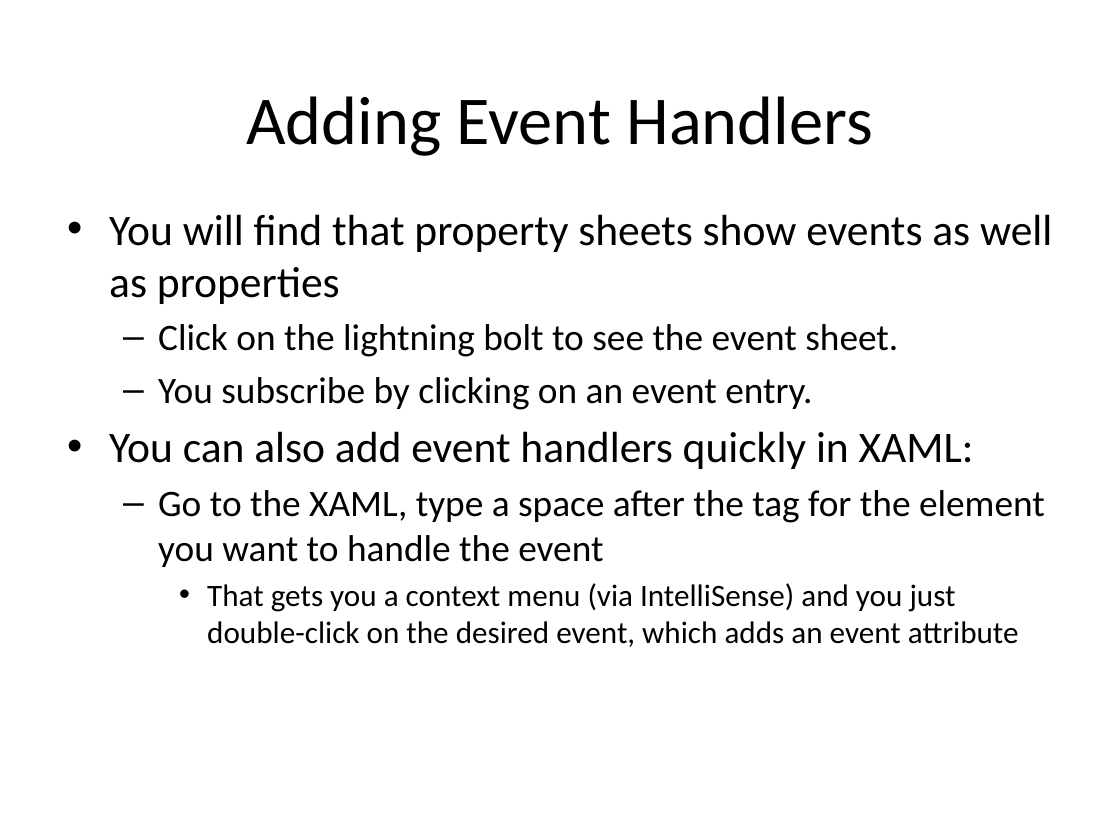
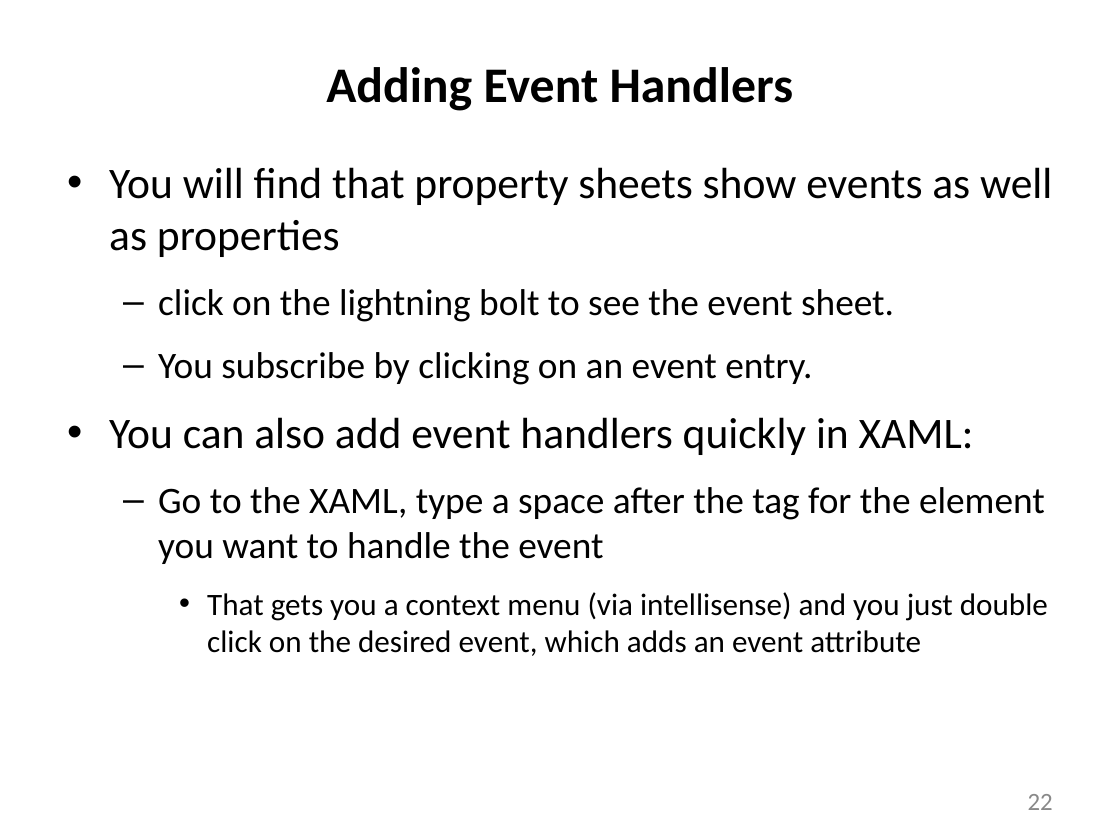
Before and after one commit to JimFawcett/JimFawcett.github.io, a slide deck: slide 22 of Resources/WindowsPresentationFoundation.pptx (slide 21 before the commit). Drawn at 1120x840 pixels with LibreOffice and Linux fonts; fonts in the diff are those of the drawing. Boxes give left, top, right and bottom in pixels: in the first picture for what was removed or moved away, otherwise in the second. Text is boxed around its words. In the diff, an @@ line names an element or a change of style, - is before the commit and + after.

```diff
--- a/Resources/WindowsPresentationFoundation.pptx
+++ b/Resources/WindowsPresentationFoundation.pptx
@@ title "Adding Event Handlers": place and size @@
-title "Adding Event Handlers" at [246,96,873,156]
+title "Adding Event Handlers" at [326,67,794,111]
@@ title "Adding Event Handlers" at [326,67,794,111]: size 44 to 32 pt, bold on @@
@@ text "You will find that property ...": place and size @@
-text "You will find that property ..." at [109,214,1052,647]
+text "You will find that property ..." at [109,167,1052,656]
@@ text at [109,167,1052,564]: more space between paragraphs @@
@@ text at [158,289,894,322]: text changed @@
-  – Click on the lightning bolt to see the event sheet.
+  – click on the lightning bolt to see the event sheet.
@@ text at [207,592,1048,656]: text changed @@
-    • That gets you a context menu (via IntelliSense) and you just double-click on the desired event, which adds an event attribute
+    • That gets you a context menu (via intellisense) and you just double click on the desired event, which adds an event attribute
@@ page number added at [1028,794,1053,810], 16 pt, text #898989 @@
+22
```
Also in this commit, not shown: 32 other slides changed, 6 slides added, 5 slides removed, 9 other files.
